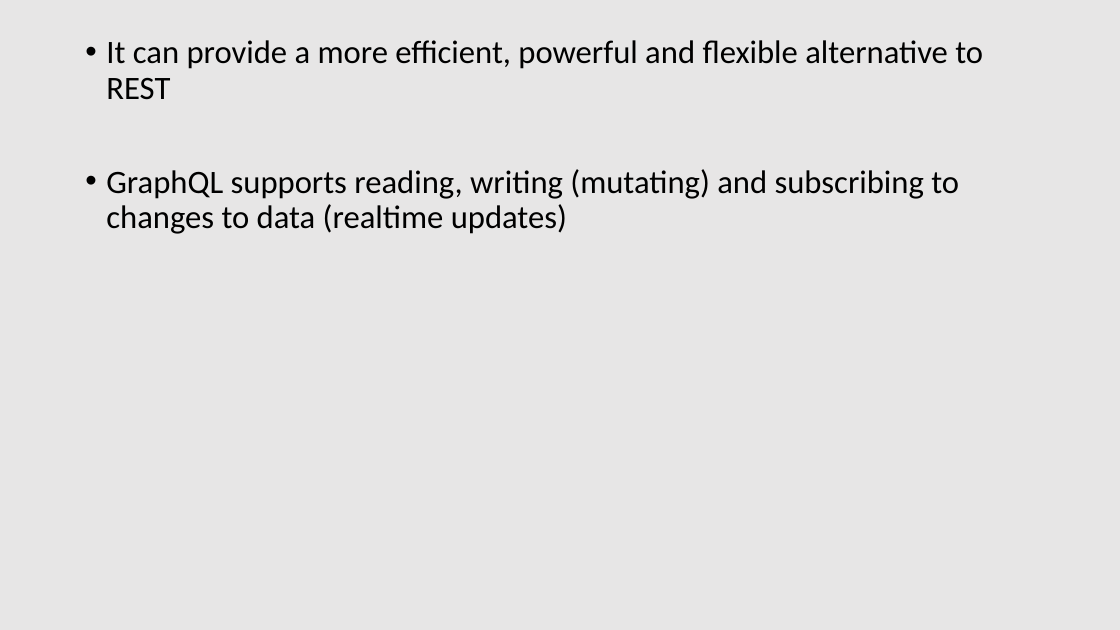
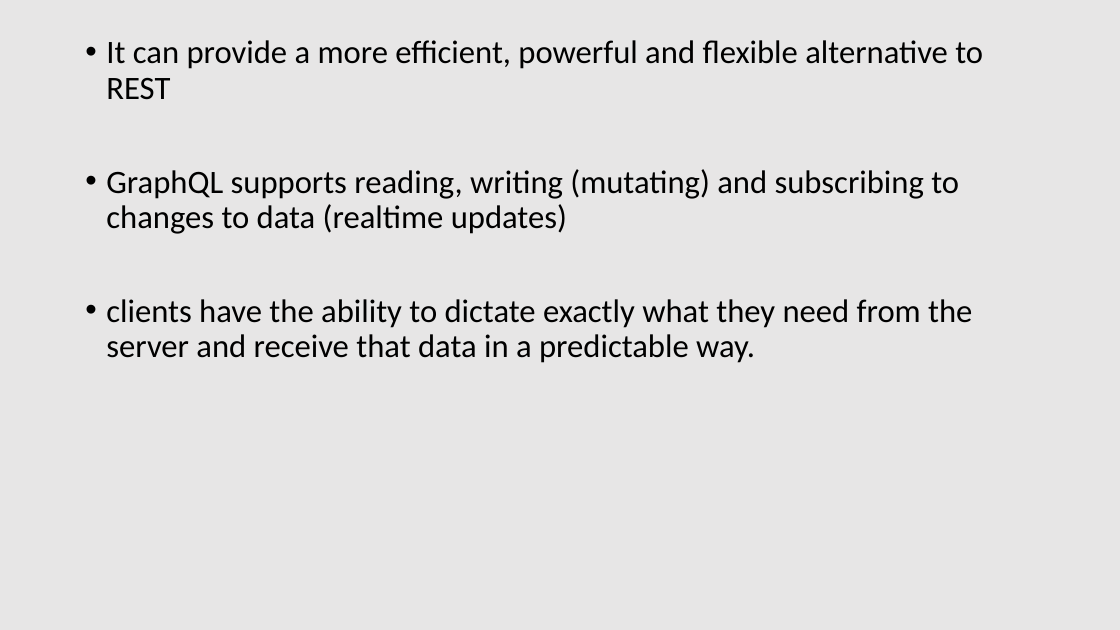
Before and after one commit to patelg123/graphql-presentation, a slide deck: slide 5 of current.pptx. Drawn at 1120x630 pixels with LibreOffice and Linux fonts; fonts in the diff are those of the drawing. Boxes give left, top, right and bottom in pixels: in the first picture for what was removed or moved away, otherwise in the second. Text is boxed around its words. In the diff, an @@ line names an element or a change of style, - is before the commit and + after.

```diff
--- a/current.pptx
+++ b/current.pptx
@@ text at <box>106,299,972,363</box>: paragraph added @@
+• clients have the ability to dictate exactly what they need from the server and receive that data in a predictable way.
```
Also in this commit, not shown: 1 other slide changed, 1 other file.
